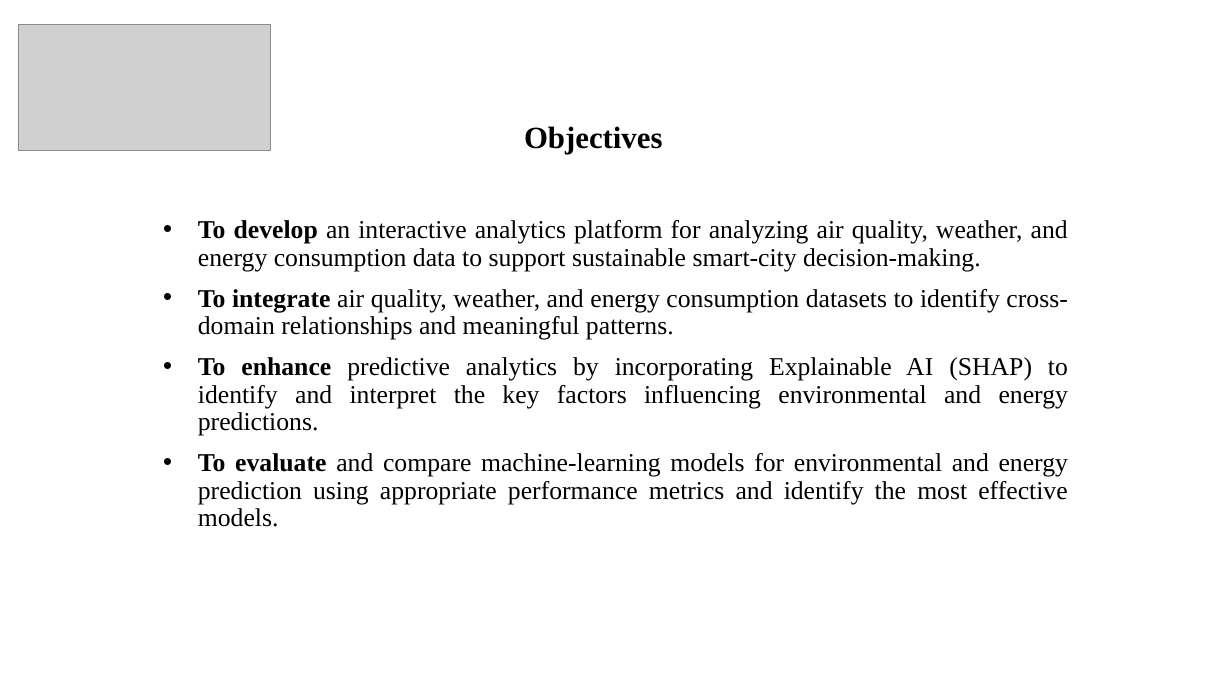
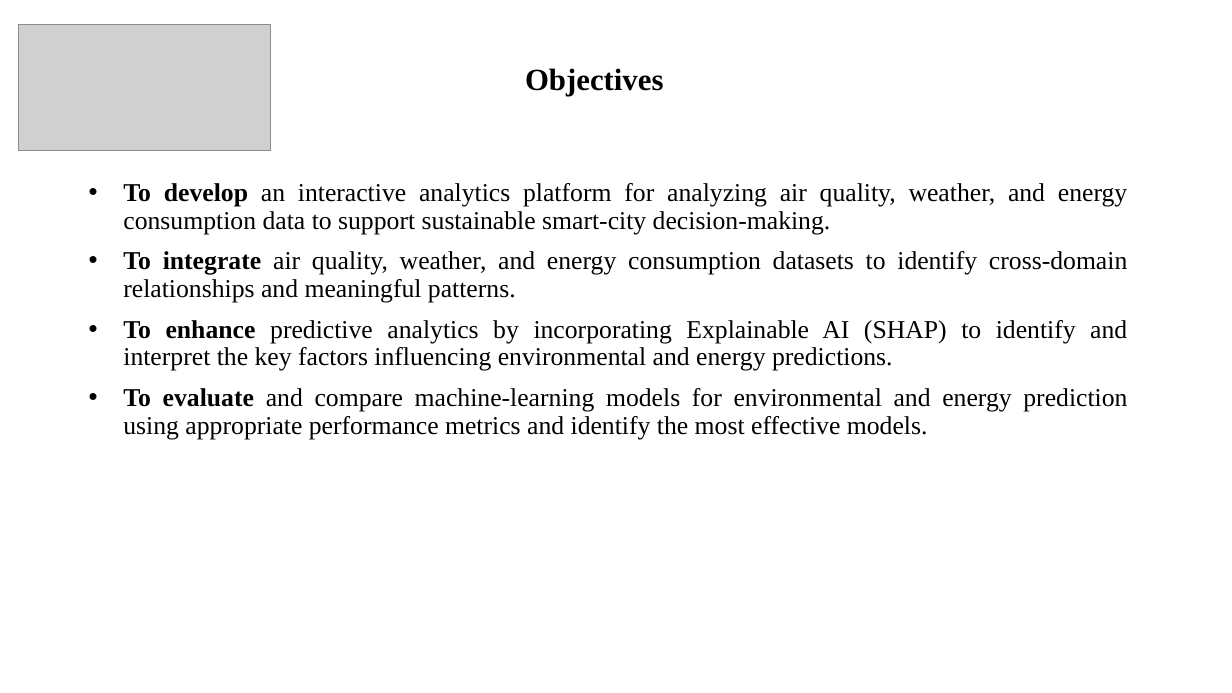
Before and after one commit to sharmi-pathi/KLH-CSE-2026-27-2420030042-Explainable-Data-Analytics-for-Sustainable-Smart-City-Applications, a slide deck: slide 3 of docs/Batch 4-DAV Project PPT.pptx. Drawn at 1232x693 pixels with LibreOffice and Linux fonts; fonts in the diff are those of the drawing; grey boxes stand for pictures. Boxes give left, top, right and bottom in pixels: in the first picture for what was removed or moved away, otherwise in the second. Text is boxed around its words. In the diff, an @@ line names an element or a change of style, - is before the commit and + after.

```diff
--- a/docs/Batch 4-DAV Project PPT.pptx
+++ b/docs/Batch 4-DAV Project PPT.pptx
@@ text "Objectives": place and size @@
-text "Objectives" at <box>524,126,662,154</box>
+text "Objectives" at <box>525,68,663,96</box>
@@ subtitle "To develop an interactive analytics ..." rewrapped from <box>198,220,1068,527</box> to <box>123,183,1127,439</box> @@
```
Also in this commit, not shown: 4 other slides changed, 18 slides added.
